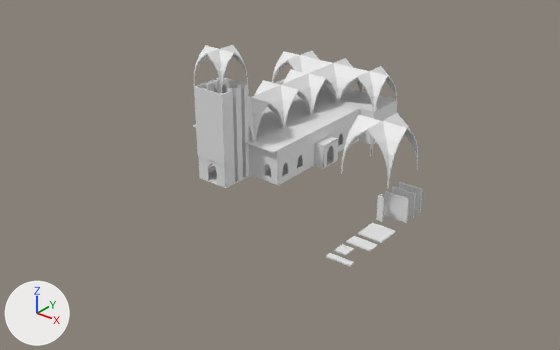
A saved change to the Blender file GameAssetPack/Assets/Scenes/ChurchScene/Church.blend.
The view is the same before and after, from a camera (50 mm lens) standing at (83.6, -88.9, 57.0) and looking at (8.0, 5.5, -1.5). The axes (+X, +Y, +Z) are drawn at lower left. The lights are the same throughout.

In view in the first picture: 'ChurchCorner_1x4x0.2_proxy', 'ChurchFloor_1x4x0.2_proxy', 'ChurchFloor_2x2x0.2_proxy', 'ChurchFloor_2x4x0.2_proxy', 'ChurchFloor_4x4x0.2_proxy', 'ChurchVault_8x8x0.2_proxy', 'ChurchVault_8x8x0.2_proxy.001', 'ChurchVault_8x8x0.2_proxy.002', 'ChurchVault_8x8x0.2_proxy.003', 'ChurchVault_8x8x0.2_proxy.004', 'ChurchVault_8x8x0.2_proxy.005', 'ChurchVault_8x8x0.2_proxy.006', 'ChurchVault_8x8x0.2_proxy.007', 'ChurchWall_4x4x0.2_proxy', 'ChurchWall_4x4x0.2_proxy.002', 'ChurchWall_4x4x0.2_proxy.003', 'ChurchWall_Doorway_4x4x0.2_proxy', 'ChurchWindow_4x4x0.2_proxy'.
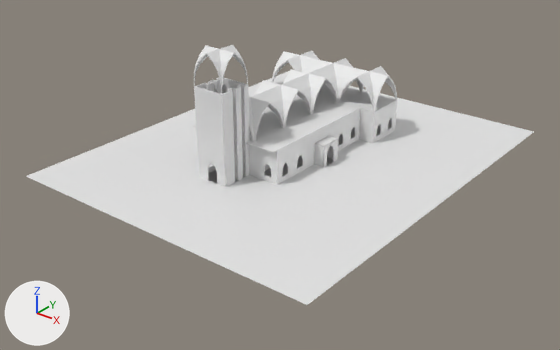
Where the change shows, as pixel boxes (x1, y1, x2, y2) in the pictures (560 x 350 px):
'Ground', added: after (26, 71, 534, 305)
'ChurchVault_8x8x0.2_proxy', hidden: before (341, 113, 418, 189)
'ChurchWall_4x4x0.2_proxy', hidden: before (383, 191, 409, 223)
'ChurchFloor_4x4x0.2_proxy', hidden: before (358, 223, 396, 243)
'ChurchWindow_4x4x0.2_proxy', hidden: before (392, 186, 416, 218)
'ChurchWall_Doorway_4x4x0.2_proxy', hidden: before (398, 182, 422, 213)
'ChurchFloor_2x4x0.2_proxy', hidden: before (346, 236, 378, 251)
'ChurchCorner_1x4x0.2_proxy', hidden: before (376, 194, 384, 222)
'ChurchFloor_1x4x0.2_proxy', hidden: before (326, 253, 354, 266)
'ChurchFloor_2x2x0.2_proxy', hidden: before (334, 244, 354, 255)

Patch to the scene script:
```diff
--- a/GameAssetPack/Assets/Scenes/ChurchScene/Church.blend.py
+++ b/GameAssetPack/Assets/Scenes/ChurchScene/Church.blend.py
@@ me_plane @@
+me_plane.from_pydata([(-0.64, -1.0, 0.0), (1.0, -1.0, 0.0), (-0.64, 1.0, 0.0), (1.0, 1.0, 0.0)], [], [(0, 1, 3, 2)])
@@ ob_churchfloor_1x4x0_2_proxy @@
 ob_churchfloor_1x4x0_2_proxy.location = (31.0, -13.0, 0.0)
+ob_churchfloor_1x4x0_2_proxy.hide_set(True)  # its collection is switched off
@@ ob_churchfloor_2x2x0_2_proxy @@
 ob_churchfloor_2x2x0_2_proxy.location = (14.0, -11.0, 0.0)
+ob_churchfloor_2x2x0_2_proxy.hide_set(True)  # its collection is switched off
@@ ob_churchfloor_2x4x0_2_proxy @@
 ob_churchfloor_2x4x0_2_proxy.rotation_euler = (0.0, 0.0, -1.571)  # degrees (0, 0, -90)
+ob_churchfloor_2x4x0_2_proxy.hide_set(True)  # its collection is switched off
@@ ob_churchfloor_4x4x0_2_proxy @@
 ob_churchfloor_4x4x0_2_proxy.rotation_euler = (0.0, 0.0, -1.571)  # degrees (0, 0, -90)
+ob_churchfloor_4x4x0_2_proxy.hide_set(True)  # its collection is switched off
@@ ob_churchcorner_1x4x0_2_proxy @@
 ob_churchcorner_1x4x0_2_proxy.rotation_euler = (1.571, 0.0, 3.142)  # degrees (90, 0, 180)
+ob_churchcorner_1x4x0_2_proxy.hide_set(True)  # its collection is switched off
@@ ob_churchwall_4x4x0_2_proxy @@
 ob_churchwall_4x4x0_2_proxy.rotation_euler = (1.571, 0.0, 0.0)  # degrees (90, 0, 0)
+ob_churchwall_4x4x0_2_proxy.hide_set(True)  # its collection is switched off
@@ ob_churchwindow_4x4x0_2_proxy @@
 ob_churchwindow_4x4x0_2_proxy.rotation_euler = (1.571, 0.0, 0.0)  # degrees (90, 0, 0)
+ob_churchwindow_4x4x0_2_proxy.hide_set(True)  # its collection is switched off
@@ ob_churchwall_doorway_4x4x0_2_proxy @@
 ob_churchwall_doorway_4x4x0_2_proxy.rotation_euler = (1.571, 0.0, 0.0)  # degrees (90, 0, 0)
+ob_churchwall_doorway_4x4x0_2_proxy.hide_set(True)  # its collection is switched off
@@ ob_churchvault_8x8x0_2_proxy @@
 ob_churchvault_8x8x0_2_proxy.rotation_euler = (0.0, -1.571, 0.0)  # degrees (0, -90, 0)
+ob_churchvault_8x8x0_2_proxy.hide_set(True)  # its collection is switched off
@@ ob_ground @@
+ob_ground = bpy.data.objects.new('Ground', me_plane)
+ob_ground.location = (0.0, 12.0, 0.0)
+ob_ground.scale = (36.0, 36.0, 36.0)
```
